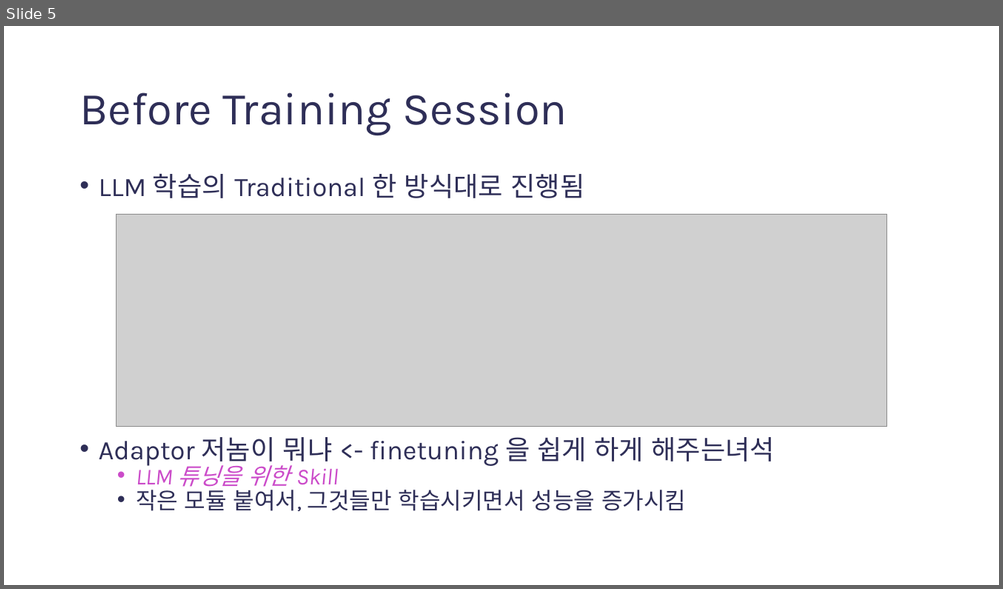
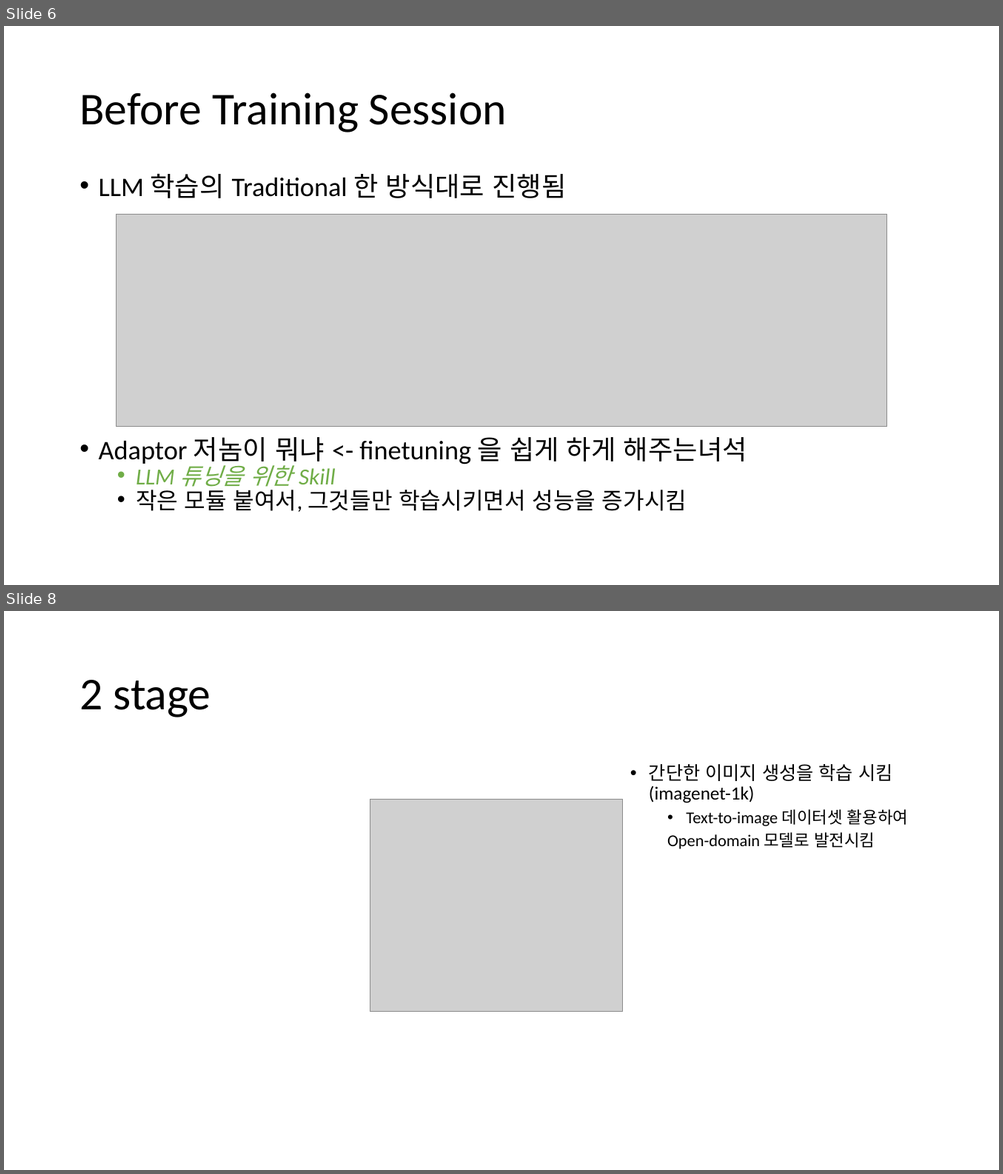
Before and after one commit to gggg8657/study, a slide deck: Studying must go on/Presentation1.pptx. Shown one above the other, each under a label of ours: slide 5 before the commit, slides 6 and 8 after it; the slides between them are not shown. The pictures are 1003x589 and 1003x1174 pixels, drawn with LibreOffice and Linux fonts; fonts in the diff are those of the drawing; grey boxes stand for pictures. Boxes give left, top, right and bottom in pixels: in the first picture for what was removed or moved away, otherwise in the second. Text is boxed around its words. In the diff, an @@ line names an element or a change of style, - is before the commit and + after.

```diff
--- a/Studying must go on/Presentation1.pptx
+++ b/Studying must go on/Presentation1.pptx
@@ slide 8 added at (4, 611, 999, 1170), background #FFFFFF @@
@@ title added at (79, 680, 211, 718), 44 pt, text #000000 @@
+2 stage
@@ text added at (649, 764, 908, 849), 16 pt, text #000000 @@
+• 간단한 이미지 생성을 학습 시킴 (imagenet-1k)
+  • Text-to-image 데이터셋 활용하여
+  Open-domain 모델로 발전시킴
@@ picture added at (370, 799, 623, 1011) @@
@@ what was slide 5 is now slide 6 @@
@@ slide 6 changed as well @@
@@ title "Before Training Session" at (79, 93, 506, 133): font Karla to Calibri, text colour #2E2E57 to #000000 @@
@@ text "LLM 학습의 Traditional 한 방식대로 ..." at (99, 174, 747, 512): font Karla to Calibri; text colour #2E2E57 to #000000 in "LLM 학습의 Traditional 한 방식대로 진행됨", "Adaptor 저놈이 뭐냐 <- finetuning 을 쉽게 ...", "작은 모듈 붙여서, 그것들만 학습시키면서 성능을 증가시킴"; text colour #CB4BC9 to #70AD47 in "LLM 튜닝을 위한 Skill" @@
```
Also in this commit, not shown: 4 other slides changed, 12 other slides added, 2 slides removed, 1 other file.
